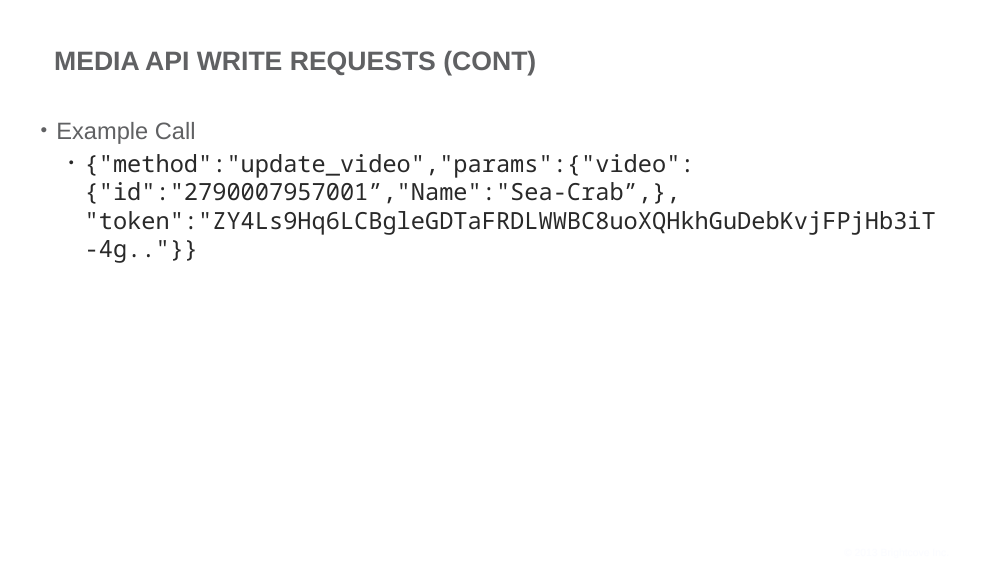
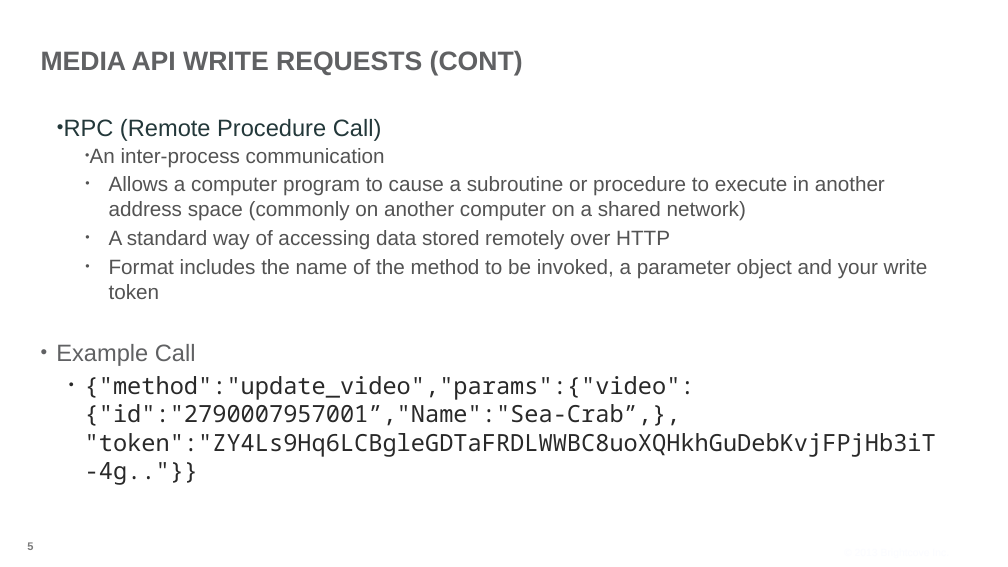
Before and after one commit to BrightcoveLearning/VideoCloudMediaAPI, a slide deck: slide 5 of VideoSessionsMaterials/Introducing.pptx. Drawn at 1008x567 pixels with LibreOffice and Linux fonts; fonts in the diff are those of the drawing; background and template pictures are left out. Boxes give left, top, right and bottom in pixels: in the first picture for what was removed or moved away, otherwise in the second. Text is boxed around its words. In the diff, an @@ line names an element or a change of style, - is before the commit and + after.

```diff
--- a/VideoSessionsMaterials/Introducing.pptx
+++ b/VideoSessionsMaterials/Introducing.pptx
@@ title "MEDIA API WRITE REQUESTS (CONT)": place and size @@
-title "MEDIA API WRITE REQUESTS (CONT)" at bbox=[54, 50, 536, 75]
+title "MEDIA API WRITE REQUESTS (CONT)" at bbox=[41, 50, 523, 75]
@@ text at bbox=[64, 119, 928, 299]: paragraphs added @@
+• RPC (Remote Procedure Call)
+  • An inter-process communication
+  • Allows a computer program to cause a subroutine or procedure to execute in another address space (commonly on another computer on a shared network)
+  • A standard way of accessing data stored remotely over HTTP
+  • Format includes the name of the method to be invoked, a parameter object and your write token
@@ page number added at bbox=[27, 542, 33, 550], 15 pt, text #7B7B7B, bold @@
+5
```
Also in this commit, not shown: 2 other slides changed, 6 other files.
